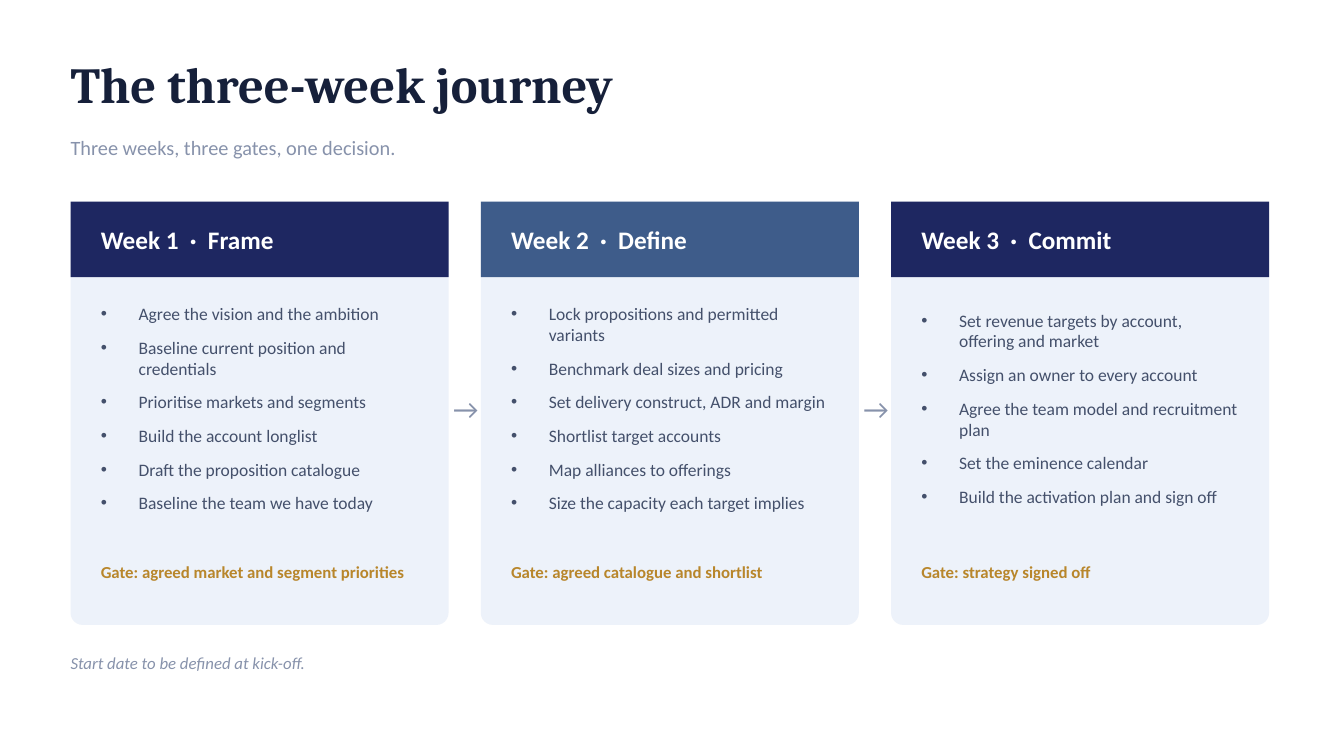
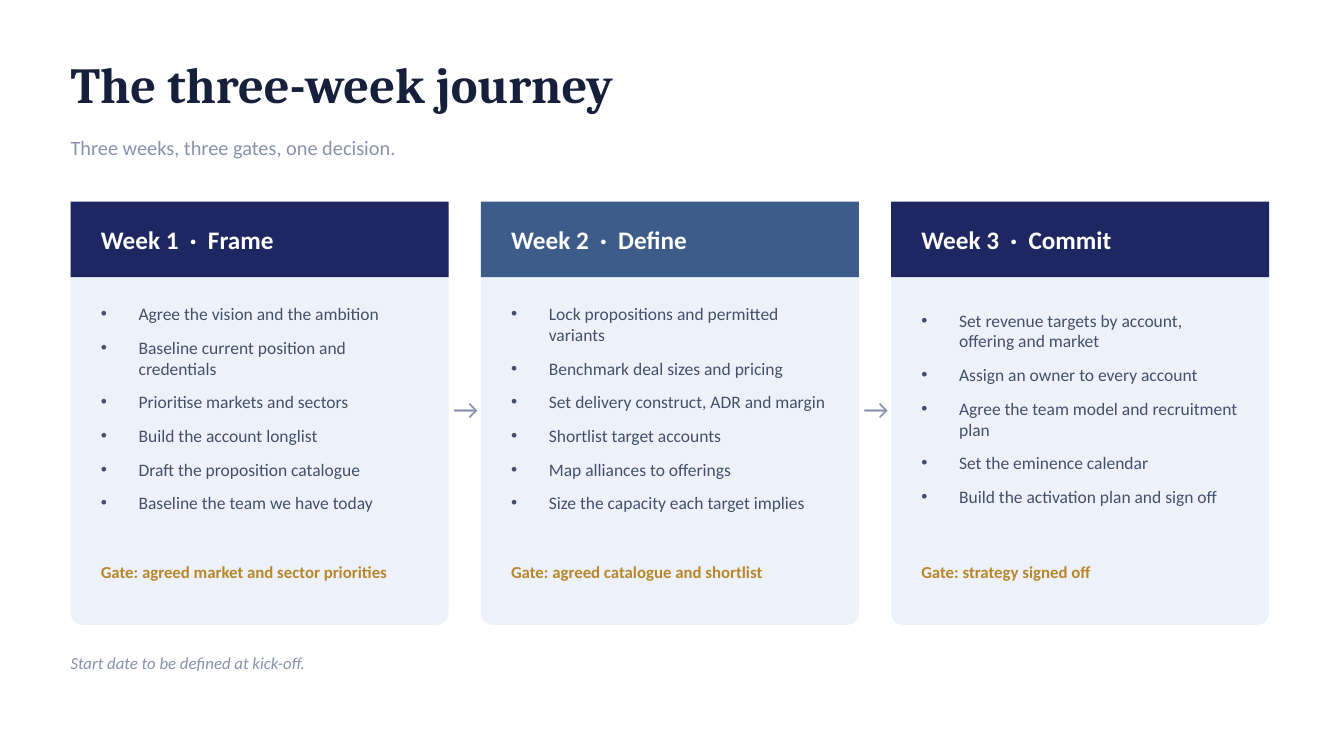
Before and after one commit to dhajjar-cyber/bae, a slide deck: slide 24 of FSI strategy/EAI&D-FSI-Strategy-Development-Plan.pptx. Drawn at 1344x756 pixels with LibreOffice and Linux fonts; fonts in the diff are those of the drawing. Boxes give left, top, right and bottom in pixels: in the first picture for what was removed or moved away, otherwise in the second. Text is boxed around its words. In the diff, an @@ line names an element or a change of style, - is before the commit and + after.

```diff
--- a/FSI strategy/EAI&D-FSI-Strategy-Development-Plan.pptx
+++ b/FSI strategy/EAI&D-FSI-Strategy-Development-Plan.pptx
@@ text at (x1=139, y1=396, x2=348, y2=408): text changed @@
-• Prioritise markets and segments
+• Prioritise markets and sectors
@@ text at (x1=101, y1=566, x2=387, y2=581): text changed @@
-Gate: agreed market and segment priorities
+Gate: agreed market and sector priorities
```
Also in this commit, not shown: 18 other slides changed, 2 other files.
